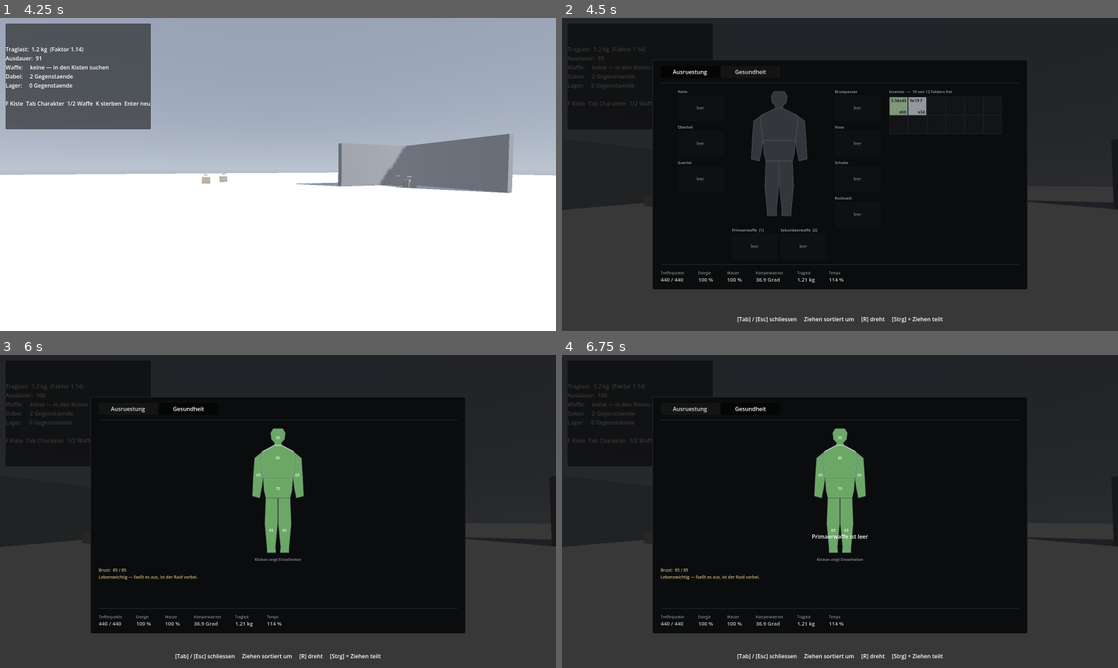
Above: before the commit, frames 1-4 (two rows, left to right).
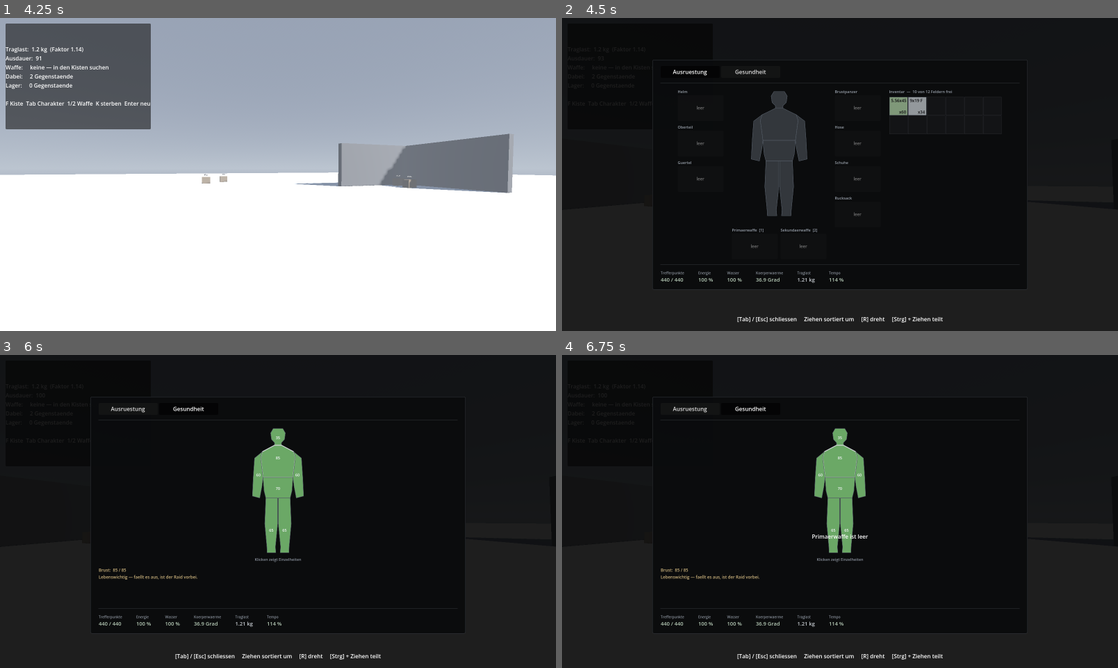
Above: after the commit, the same moments.

Repository: Saturn-Owner/Extraction-Shooter
Game: Godot game, scene res://scenes/levels/raid_eisstadt.tscn
Same seed, same stepped clock (60 frames per second), same inputs: the game is played once before the commit and once after it.
Inputs (mouse positions are in pixels of both pictures, inside the frame that each line leads up to):
- Up to frame 1 (4.25 s): tap Enter at 0.5 s; move the mouse to (305, 174) at 0.52 s; hold Ctrl (crouch) 0.53-1.28 s; hold W (move_forward) from 0.53 s (still down); click (305, 174) at 0.67 s; tap Space (jump) at 0.77, 1.52, 3.02, 3.77 s; move the mouse to (250, 174) at 1.27 s; click (250, 174) at 1.35 s; move the mouse to (289, 168) at 2.02 s; tap B (fire_mode) at 2.1 s; move the mouse to (272, 180) at 2.77 s; tap Shift (sprint) at 2.85 s; click (272, 180) at 2.92 s; move the mouse to (316, 177) at 3.52 s; tap F at 3.6 s
- Up to frame 2 (4.5 s): keep holding W (move_forward); move the mouse to (795, 171) at 4.27 s; tap Tab at 4.35 s
- Up to frame 3 (6 s): tap Space (jump) at 4.52 s; release W (move_forward) at 5 s; click "Ausruestung" at 5 s; click "Gesundheit" at 5.75 s
- Up to frame 4 (6.75 s): tap Space (jump) at 6.5 s; move the mouse to (867, 511) at 6.52 s; hold S (move_back) from 6.53 s (still down); tap 1 at 6.6 s; click (867, 511) at 6.67 s

Frame 1 is identical in both runs. In frame 2, 22% of the frame differs, in the area x 0-100%, y 9-100%; in frame 3, 21%; in frame 4, 21%.

Commit message:
Hintergrund bei offenem Fenster deutlich dunkler
Beide Fenster hatten schon einen abgedunkelten Hintergrund - 72 Prozent
beim Looten, 78 im Charakterfenster. Auf einer Schneekarte reicht das
nicht: Die Welt ist so hell, dass sie danach immer noch grau leuchtet und
vom Fenster ablenkt. Jetzt sind es 88 Prozent bei beiden.

Dazu tools/capture_ui.gd: Es startet den Raid, oeffnet Kiste und
Charakterfenster und legt Bildschirmfotos ab. Damit laesst sich pruefen,
ob ein Fenster ueberhaupt erscheint, ob der Hintergrund abdunkelt oder ob
Text abgeschnitten ist - statt es zu raten. Genau dieser Fall hier: Der
Backdrop war da, nur zu schwach, und ohne Bild haette ich einen
zweiten dazugebaut.

Ob es GUT aussieht, muss weiterhin ein Mensch beurteilen.

Co-Authored-By: Claude Opus 4.8 <noreply@anthropic.com>

Diff:
--- a/scenes/ui/character_window.tscn
+++ b/scenes/ui/character_window.tscn
@@ -37,7 +37,7 @@
 anchors_preset = 15
 anchor_right = 1.0
 anchor_bottom = 1.0
-color = Color(0, 0, 0, 0.78)
+color = Color(0, 0, 0, 0.88)
 mouse_filter = 2
 
 [node name="Layout" type="PanelContainer" parent="."]
--- a/scenes/ui/loot_window.tscn
+++ b/scenes/ui/loot_window.tscn
@@ -33,7 +33,7 @@
 anchors_preset = 15
 anchor_right = 1.0
 anchor_bottom = 1.0
-color = Color(0, 0, 0, 0.72)
+color = Color(0, 0, 0, 0.88)
 mouse_filter = 2
 
 [node name="Layout" type="PanelContainer" parent="."]
--- /dev/null
+++ b/tools/capture_ui.gd
@@ -0,0 +1,69 @@
+## Macht Bildschirmfotos der geöffneten Fenster.
+##
+##   godot --path . --script res://tools/capture_ui.gd
+##
+## NICHT mit --headless: Ohne Fenster gibt es nichts zu fotografieren.
+##
+## Die Bilder landen unter
+##   %APPDATA%\Godot\app_userdata\Extraction Shooter\ui_shots\
+##
+## ---------------------------------------------------------------------------
+## WOZU
+##
+## In CLAUDE.md steht, dass Claude nicht sehen kann, wie etwas aussieht. Das
+## stimmt für das Spielgefühl weiterhin — aber ob ein Fenster überhaupt
+## erscheint, ob der Hintergrund abgedunkelt wird oder ob Text abgeschnitten
+## ist, lässt sich so nachsehen, statt es zu raten.
+##
+## Ein Mensch muss trotzdem urteilen, ob es GUT aussieht.
+extends SceneTree
+
+const OUT_DIR := "user://ui_shots"
+
+## Wie viele Frames vor jedem Foto vergehen, damit die Oberfläche steht.
+const SETTLE_FRAMES := 6
+
+
+func _initialize() -> void:
+	DirAccess.make_dir_recursive_absolute(OUT_DIR)
+
+	var packed: PackedScene = load("res://scenes/levels/raid_eisstadt.tscn")
+	var level: Node = packed.instantiate()
+	root.add_child(level)
+
+	# Der Raid braucht ein paar Frames, bis Ausrüstung und HUD stehen.
+	for i in 20:
+		await process_frame
+
+	var player: PlayerController = level.get_node("Player")
+	var loot_window: LootWindow = level.get_node("HUD/LootWindow")
+	var character_window: CharacterWindow = level.get_node("HUD/CharacterWindow")
+
+	await _shot("01_raid")
+
+	var containers := level.get_tree().get_nodes_in_group("loot_container")
+	if containers.is_empty():
+		push_warning("[capture_ui] Keine Kiste im Level gefunden")
+	else:
+		var box: LootContainer = containers[0]
+		box.open()
+		loot_window.open_for(box, player.inventory)
+		await _shot("02_loot")
+		loot_window.close()
+
+	character_window.open_for(player)
+	await _shot("03_charakter")
+
+	print("\nFertig: %s" % ProjectSettings.globalize_path(OUT_DIR))
+	quit(0)
+
+
+func _shot(name: String) -> void:
+	for i in SETTLE_FRAMES:
+		await process_frame
+	var image := root.get_texture().get_image()
+	var path := "%s/%s.png" % [OUT_DIR, name]
+	if image.save_png(path) != OK:
+		push_error("[capture_ui] Konnte %s nicht speichern" % path)
+		return
+	print("  %s -> %s" % [name, ProjectSettings.globalize_path(path)])
